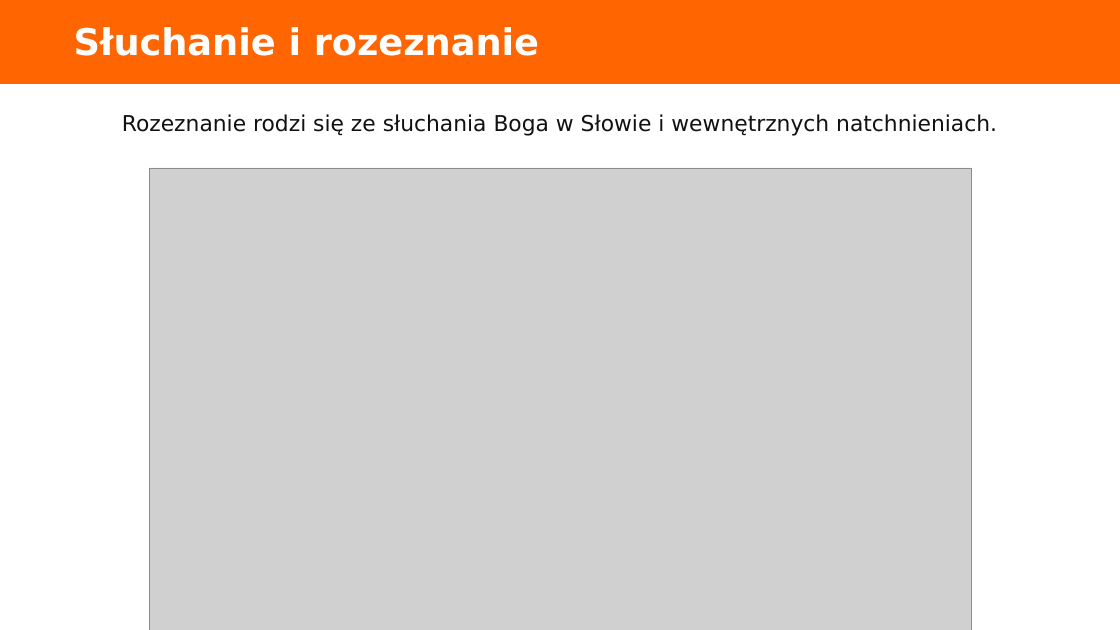
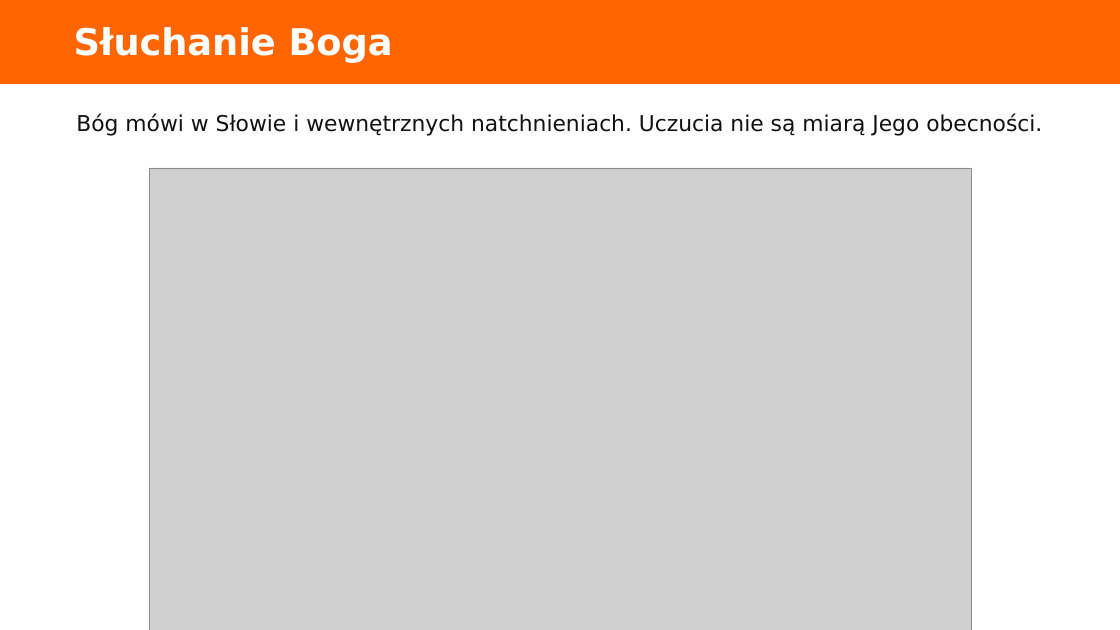
Before and after one commit to folkien/teachings, a slide deck: slide 5 of issue_kurs_kamch_lubecko/2.prowadzenie-modlitwy-osobistej/dyrektorium_2017_prowadzenie-modlitwy-osobistej_prezentacja.pptx. Drawn at 1120x630 pixels with LibreOffice and Linux fonts; fonts in the diff are those of the drawing; grey boxes stand for pictures. Boxes give left, top, right and bottom in pixels: in the first picture for what was removed or moved away, otherwise in the second. Text is boxed around its words. In the diff, an @@ line names an element or a change of style, - is before the commit and + after.

```diff
--- a/issue_kurs_kamch_lubecko/2.prowadzenie-modlitwy-osobistej/dyrektorium_2017_prowadzenie-modlitwy-osobistej_prezentacja.pptx
+++ b/issue_kurs_kamch_lubecko/2.prowadzenie-modlitwy-osobistej/dyrektorium_2017_prowadzenie-modlitwy-osobistej_prezentacja.pptx
@@ text at <box>74,27,393,63</box>: text changed @@
-Słuchanie i rozeznanie
+Słuchanie Boga
@@ text at <box>76,113,1042,136</box>: text changed @@
-Rozeznanie rodzi się ze słuchania Boga w Słowie i wewnętrznych natchnieniach.
+Bóg mówi w Słowie i wewnętrznych natchnieniach. Uczucia nie są miarą Jego obecności.
```
Also in this commit, not shown: 2 other slides changed, 1 slide added, 17 other files.
